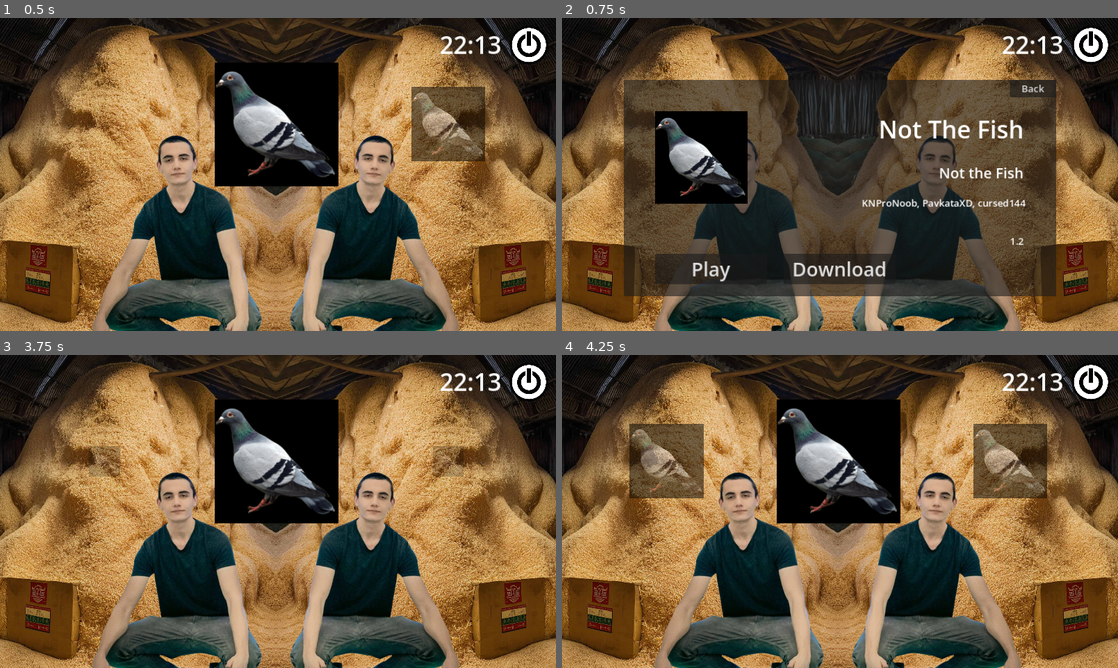
Above: before the commit, frames 1-4 (two rows, left to right).
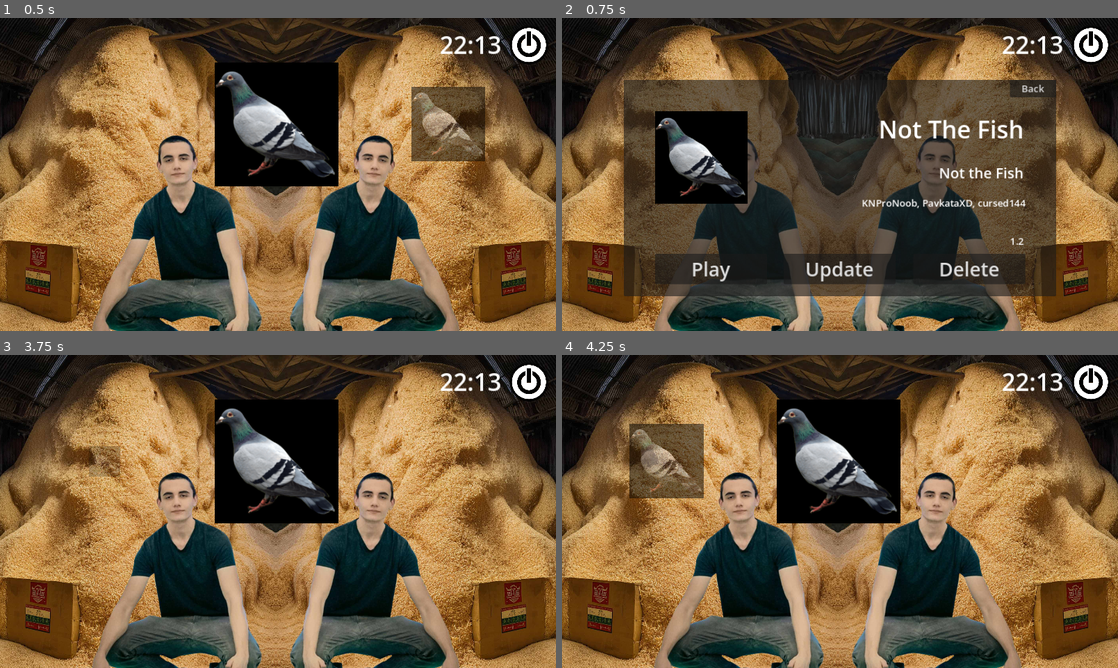
Above: after the commit, the same moments.

Repository: The-RiceBOX-Project/RiceBOX
Game: Godot game, scene res://scenes/main.tscn
Same seed, same stepped clock (60 frames per second), same inputs: the game is played once before the commit and once after it.
Inputs (mouse positions are in pixels of both pictures, inside the frame that each line leads up to):
- Up to frame 1 (0.5 s): no input
- Up to frame 2 (0.75 s): tap Enter (ui_accept) at 0.5 s; hold Right (ui_right) from 0.53 s (still down)
- Up to frame 3 (3.75 s): tap Enter (ui_accept) at 0.77 s; release Right (ui_right) at 1.25 s; click "Play" at 1.25 s; click "Play" at 2 s; click (528, 383) at 2.75 s; click "Back" at 3.5 s
- Up to frame 4 (4.25 s): no input

Frame 1 is identical in both runs. In frame 2, 1.6% of the frame differs, in the area x 41-84%, y 75-86%; in frame 3, 0.4%; in frame 4, 3.1%, in the area x 74-88%, y 22-46%.

Commit message:
Updates no longer show multiple times

Diff:
--- a/scripts/game_button.gd
+++ b/scripts/game_button.gd
@@ -2,12 +2,15 @@
 
 var game_number: int
 @export var game_path : String
+@export var game_name : String
 @export var is_on_usb = false
+var has_an_update = false
 signal game_selected(game_path, is_on_usb)
 
 
 func _ready() -> void:
 	texture_normal = load(game_path + "/icon.png")
+
 
 
 func _on_pressed() -> void:
--- a/scripts/game_select.gd
+++ b/scripts/game_select.gd
@@ -43,6 +43,11 @@
 		game_num += 1
 
 	for game in DirAccess.get_directories_at(mnt_folder):
+		for game_on_disk in game_buttons.get_children():
+			if game_on_disk.game_path.lstrip('games/') == game:
+				game_on_disk.has_an_update = true
+				return
+
 		var node = Game_button.instantiate()
 		node.game_path = mnt_folder + "/" + game
 		node.is_on_usb = true
Renamed: mnt/not_the_fish (Copy 2)/icon.png -> games/not_the_fish/icon.png
Not shown, changed: games/not_the_fish/icon.png.import
Renamed: mnt/not_the_fish (Copy 2)/manifest.json -> games/not_the_fish/manifest.json
Not shown, removed: mnt/not_the_fish (Copy 2)/icon.png.import
Not shown, removed: mnt/not_the_fish (Copy 3)/icon.png.import
Binary file removed: mnt/not_the_fish (Copy 4)/icon.png
Not shown, removed: mnt/not_the_fish (Copy 4)/manifest.json
Binary file removed: mnt/not_the_fish (Copy)/icon.png
Not shown, removed: mnt/not_the_fish (Copy)/icon.png.import
Not shown, removed: mnt/not_the_fish (Copy)/manifest.json
Binary file removed: mnt/not_the_fish/icon.png
Not shown, removed: mnt/not_the_fish/manifest.json
(and 8 more such lines)
